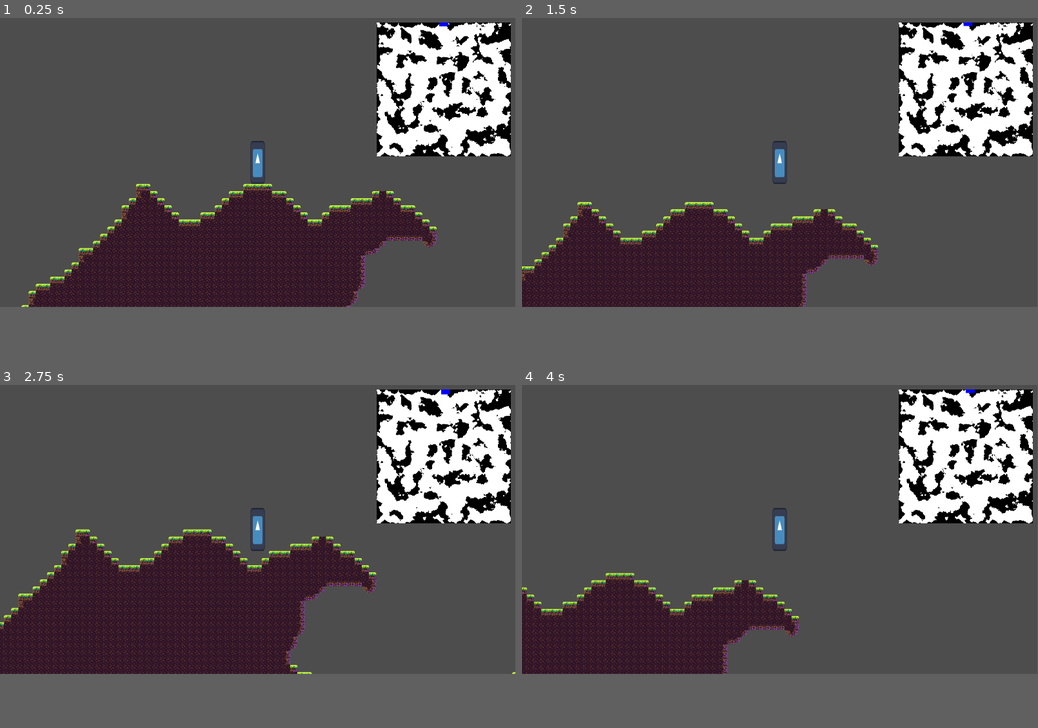
Above: before the commit, frames 1-4 (two rows, left to right).
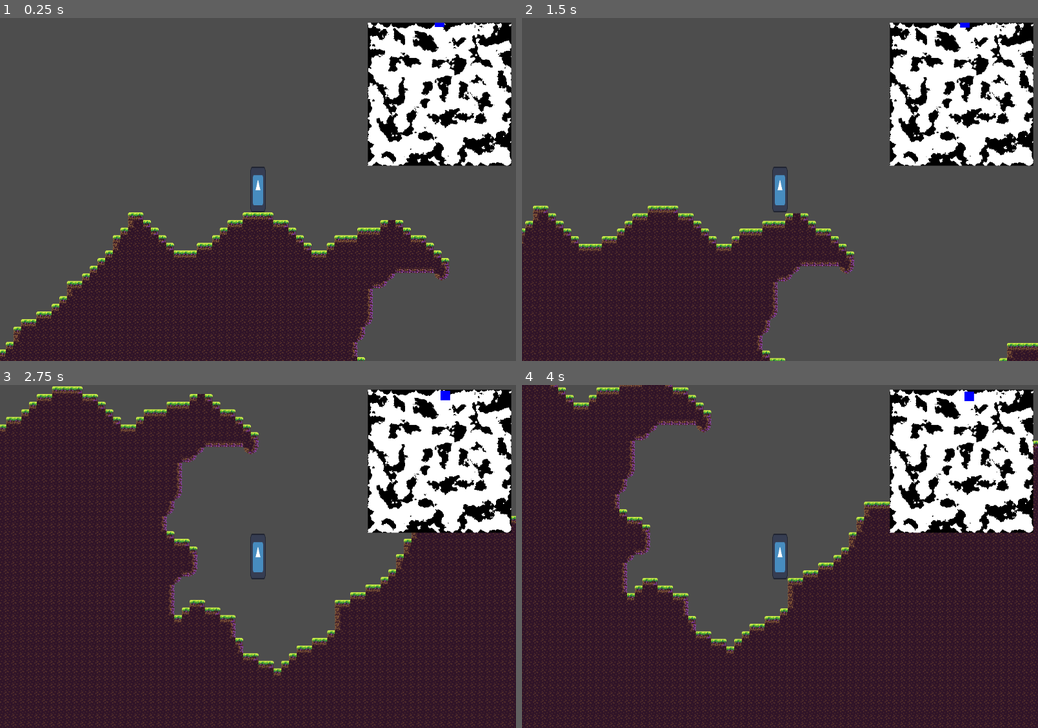
Above: after the commit, the same moments.

Repository: EamonnER/TerraWorlds
Game: Godot game, scene res://game.tscn
The game is run twice, just before and just after one commit, with the same random seed, the same clock (stepped at 60 frames per second) and the same inputs. The engine's default icon, where the game draws it, is replaced by a stand-in: a white triangle on a blue panel in a dark square.
Inputs:
- Up to frame 1 (0.25 s): no input
- Up to frame 2 (1.5 s): tap Enter at 0.5 s; hold D (game_right) from 0.53 s (still down); tap Space (game_jump) at 0.77 s
- Up to frame 3 (2.75 s): tap Space (game_jump) at 1.52 s; release D (game_right) at 2.03 s; hold A (game_left) from 2.03 s (still down)
- Up to frame 4 (4 s): release A (game_left) at 2.78 s; hold D (game_right) from 2.78 s (still down); tap Space (game_jump) at 3.02, 3.77 s
In our replay, the window is 799x449 before the commit and 800x533 after it. These sizes can differ from the game's own. Grey fills any space a smaller window leaves; there, only what the larger window draws over its background counts as a difference.

The runs differ from the first frame. In frame 1, 24% of the frame differs, in the area x 0-100%, y 0-100%; in frame 2, 22%; in frame 3, 49%; in frame 4, 48%.

Commit message:
Increased acceleration, deceleration and gravity

Diff:
--- a/project.godot
+++ b/project.godot
@@ -18,6 +18,13 @@
 [autoload]
 
 GlobalVariables="*res://scripts/global_variables.gd"
+
+[display]
+
+window/size/viewport_width=1080
+window/size/viewport_height=720
+window/size/mode=2
+window/size/borderless=true
 
 [dotnet]
 
@@ -109,3 +116,7 @@
 "events": [Object(InputEventKey,"resource_local_to_scene":false,"resource_name":"","device":-1,"window_id":0,"alt_press …(191 unchanged characters)…
 ]
 }
+
+[physics]
+
+2d/default_gravity=1200.0
--- a/scripts/entity.gd
+++ b/scripts/entity.gd
@@ -2,9 +2,9 @@
 
 
 const SPEED = 300.0
-const ACCELERATION = 400.0
-const DECELERATION = 800.0
-const TERMINAL_VELOCITY = 1000.0
+const ACCELERATION = 1000.0
+const DECELERATION = 1500.0
+const TERMINAL_VELOCITY = 8000.0
 const JUMP_VELOCITY = 400.0
 const ROTATION_SPEED = 10 * PI/4
 
